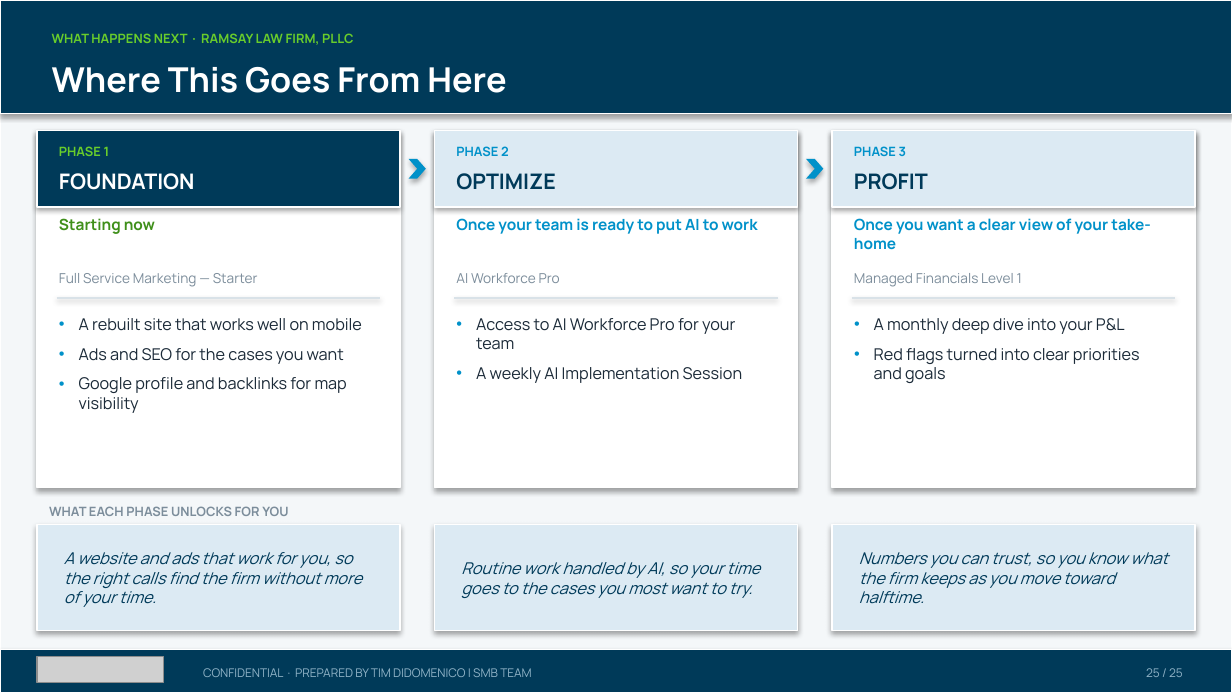
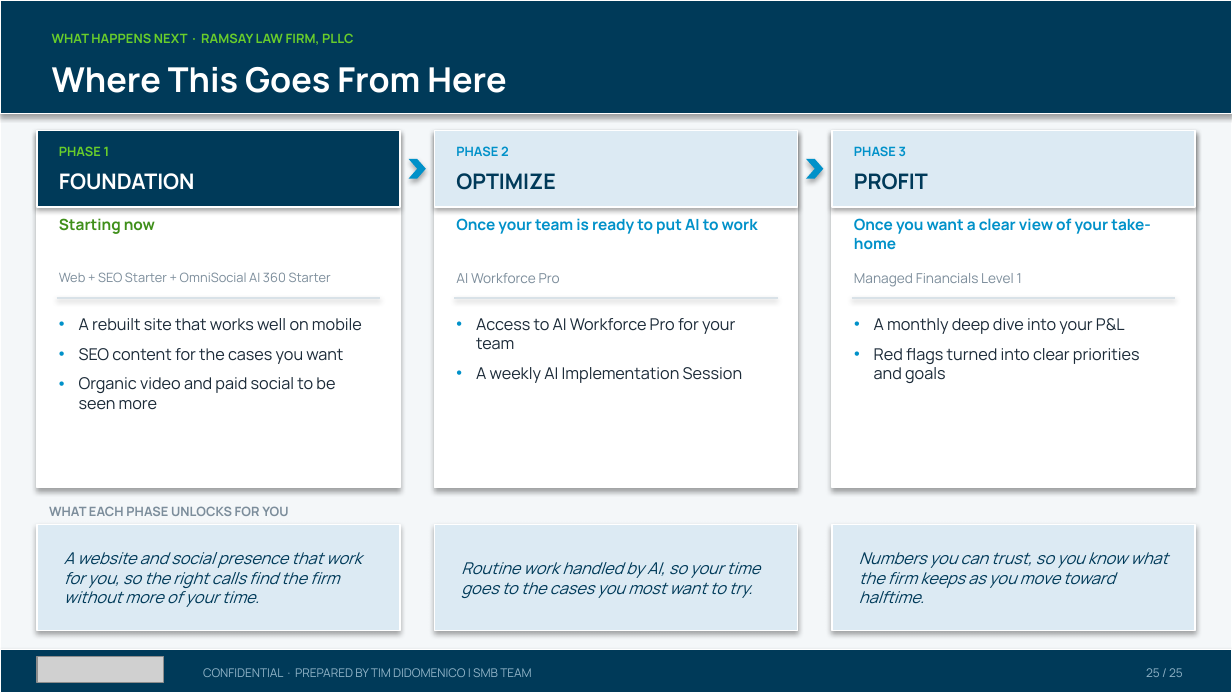
Before and after one commit to SMB-Team-Technology/workwith-smbteam, a slide deck: slide 25 of ramsay/Ramsay Law Firm PLLC_November 23, 2026_Proposal.pptx. Drawn at 1232x693 pixels with LibreOffice and Linux fonts; fonts in the diff are those of the drawing; grey boxes stand for pictures. Boxes give left, top, right and bottom in pixels: in the first picture for what was removed or moved away, otherwise in the second. Text is boxed around its words. In the diff, an @@ line names an element or a change of style, - is before the commit and + after.

```diff
--- a/ramsay/Ramsay Law Firm PLLC_November 23, 2026_Proposal.pptx
+++ b/ramsay/Ramsay Law Firm PLLC_November 23, 2026_Proposal.pptx
@@ text at (59, 272, 331, 282): text changed; size 8 to 7.5 pt @@
-Full Service Marketing — Starter
+Web + SEO Starter + OmniSocial AI 360 Starter
@@ text at (79, 348, 343, 410): text changed @@
-• Ads and SEO for the cases you want
-• Google profile and backlinks for map visibility
+• SEO content for the cases you want
+• Organic video and paid social to be seen more
@@ text at (64, 552, 362, 607): text changed @@
-A website and ads that work for you, so the right calls find the firm without more of your time.
+A website and social presence that work for you, so the right calls find the firm without more of your time.
```
Also in this commit, not shown: 4 other slides changed, 2 other files.
